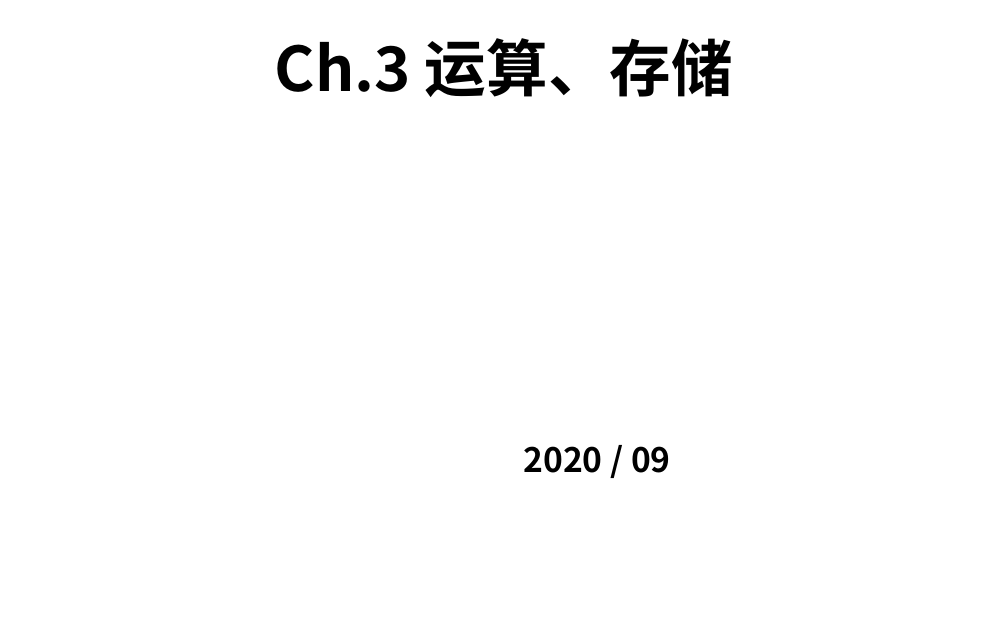
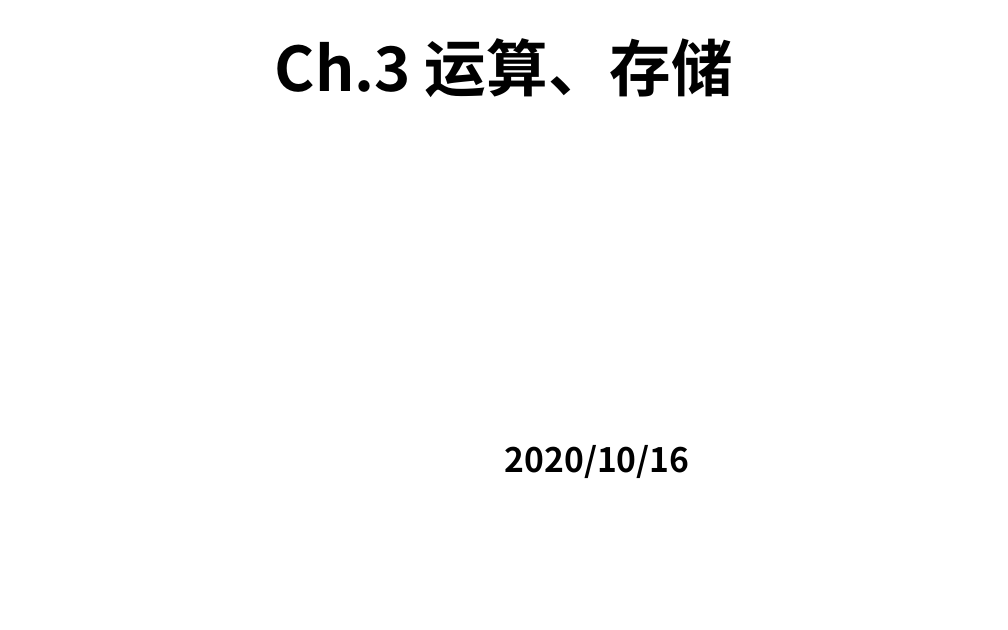
Before and after one commit to zuoshenghuang/curriculum, a slide deck: slide 1 of programming/2018/ch_3_storage.pptx. Drawn at 1008x630 pixels with LibreOffice and Linux fonts; fonts in the diff are those of the drawing; background and template pictures are left out. Boxes give left, top, right and bottom in pixels: in the first picture for what was removed or moved away, otherwise in the second. Text is boxed around its words. In the diff, an @@ line names an element or a change of style, - is before the commit and + after.

```diff
--- a/programming/2018/ch_3_storage.pptx
+++ b/programming/2018/ch_3_storage.pptx
@@ text at (x1=505, y1=445, x2=690, y2=478): text changed @@
-2020 / 09
+2020/10/16
```
Also in this commit, not shown: 4 other slides changed, 2 other files.
